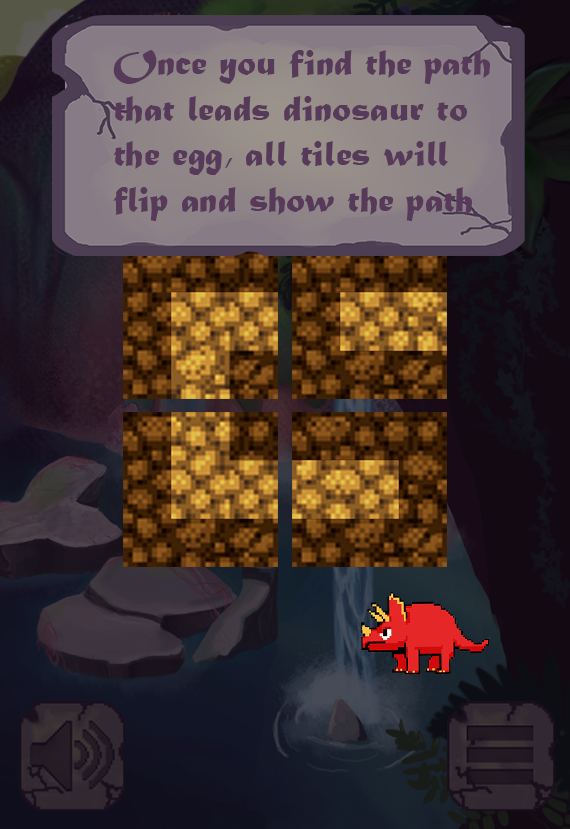
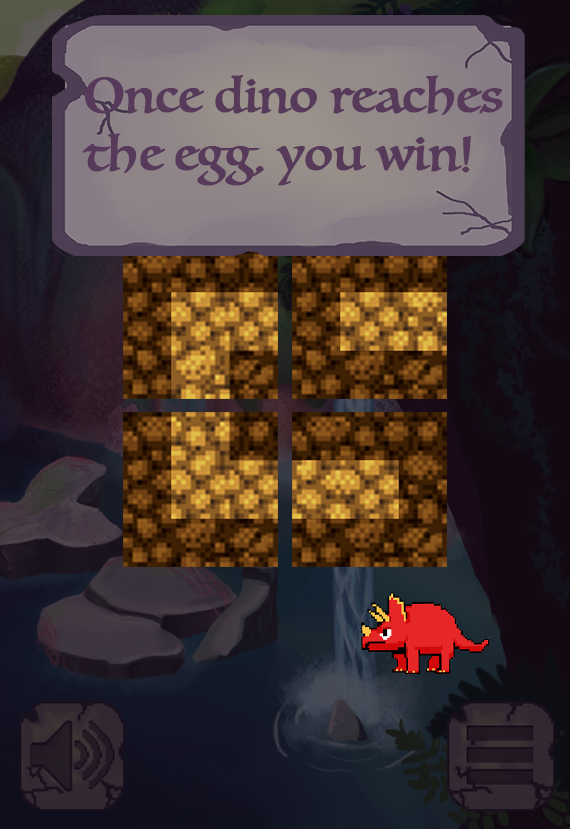
Layered file, before and after one edit (570 x 829). Changes by layer:
renamed "Once you find the path that leads dinosaur to the egg, all ti" to "Once dino reaches the egg, you win!", painted on it over [82, 50, 503, 221]
